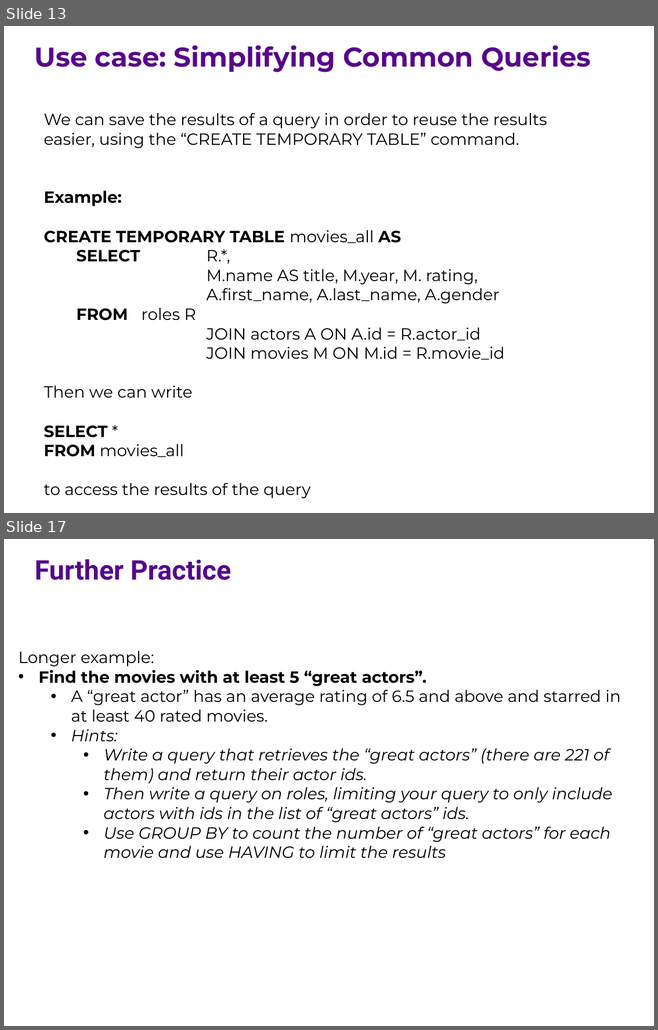
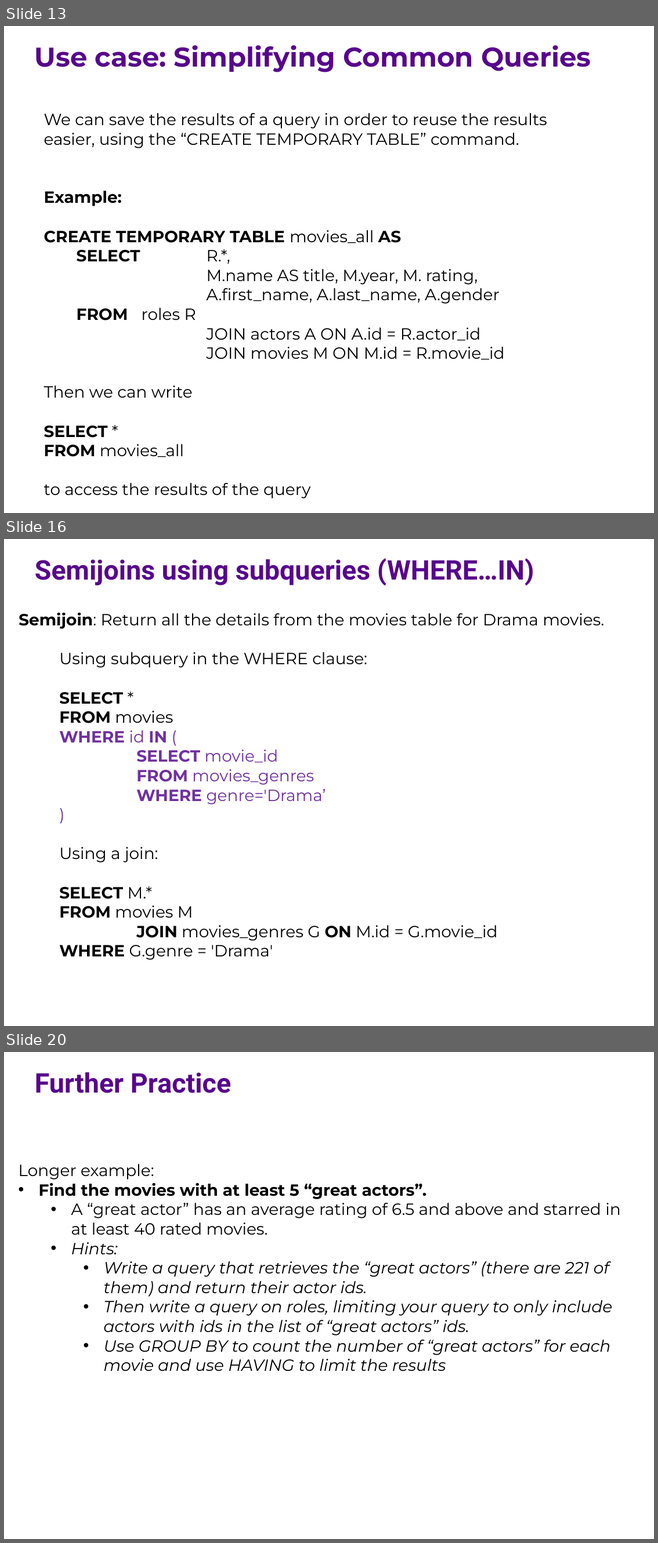
Before and after one commit to ipeirotis/introduction-to-databases, a slide deck: session6/F-SQL_Subqueries.pptx. Shown one above the other, each under a label of ours: slides 13 and 17 before the commit, slides 13, 16 and 20 after it; the slides between them are not shown. The pictures are 658x1030 and 658x1543 pixels, drawn with LibreOffice and Linux fonts; fonts in the diff are those of the drawing. Boxes give left, top, right and bottom in pixels: in the first picture for what was removed or moved away, otherwise in the second. Text is boxed around its words. In the diff, an @@ line names an element or a change of style, - is before the commit and + after.

```diff
--- a/session6/F-SQL_Subqueries.pptx
+++ b/session6/F-SQL_Subqueries.pptx
@@ slide 16 added at box(4, 539, 654, 1026), background #FFFFFF @@
@@ text added at box(35, 558, 534, 585), 30 pt, text #57068C, bold @@
+Semijoins using subqueries (WHERE…IN)
@@ text added at box(18, 613, 604, 960), 18 pt, text #000000 @@
+Semijoin: Return all the details from the movies table for Drama movies.
+  Using subquery in the WHERE clause:
+  SELECT *
+  FROM movies
+  WHERE id IN (
+  SELECT movie_id
+  FROM movies_genres
+  WHERE genre='Drama’
+  )
+  Using a join:
+  SELECT M.*
+  FROM movies M
+  JOIN movies_genres G ON M.id = G.movie_id
+  WHERE G.genre = 'Drama'
@@ what was slide 17 is now slide 20 @@
```
Also in this commit, not shown: 7 slides changed, 7 other slides added.
